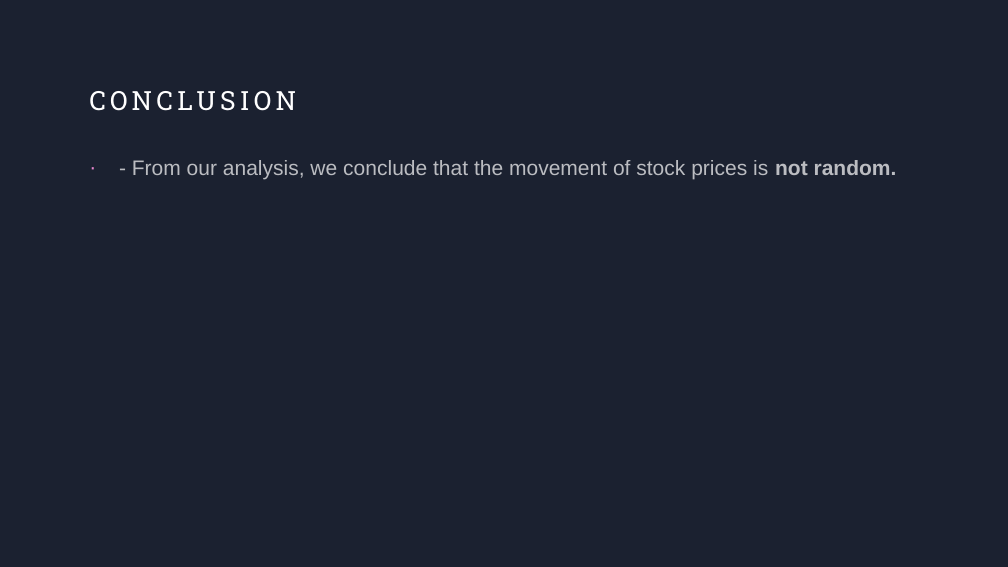
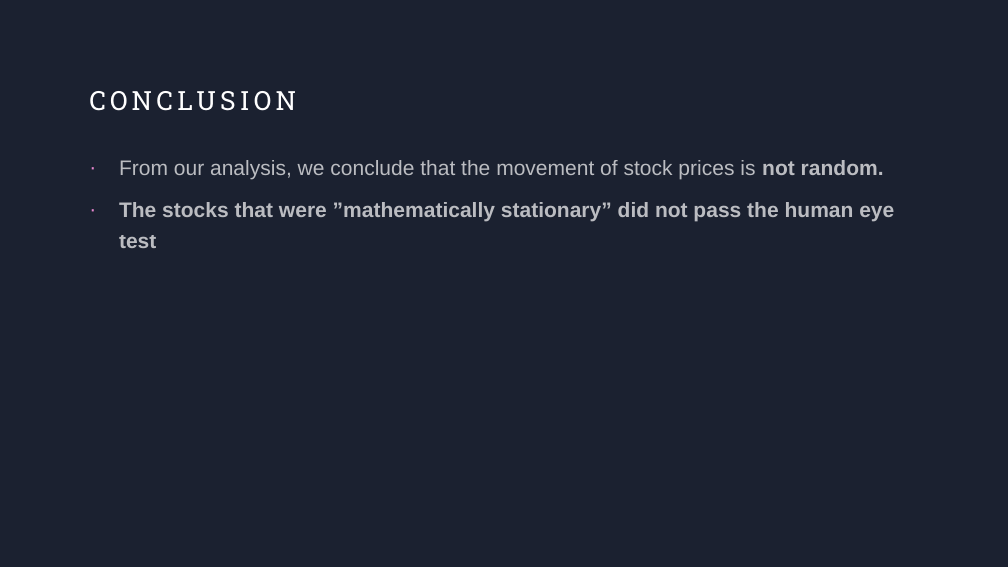
Before and after one commit to rstuder9090/Fall2022_Stat605_Group1_Project, a slide deck: slide 5 of Group1_Nifty500_Presentation.pptx. Drawn at 1008x567 pixels with LibreOffice and Linux fonts; fonts in the diff are those of the drawing. Boxes give left, top, right and bottom in pixels: in the first picture for what was removed or moved away, otherwise in the second. Text is boxed around its words. In the diff, an @@ line names an element or a change of style, - is before the commit and + after.

```diff
--- a/Group1_Nifty500_Presentation.pptx
+++ b/Group1_Nifty500_Presentation.pptx
@@ text at (x1=119, y1=160, x2=894, y2=248): text changed; bold on @@
-· - From our analysis, we conclude that the movement of stock prices is not random.
+· From our analysis, we conclude that the movement of stock prices is not random.
+· The stocks that were ”mathematically stationary” did not pass the human eye test
```
Also in this commit, not shown: 2 other slides changed.
